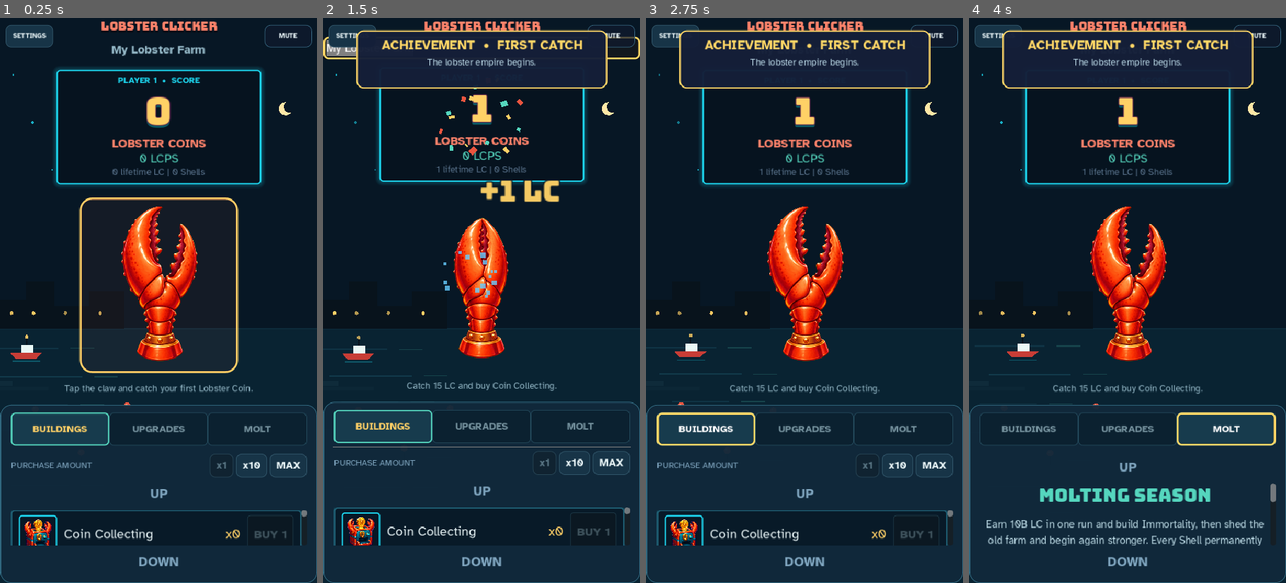
Above: before the commit, frames 1-4 (left to right).
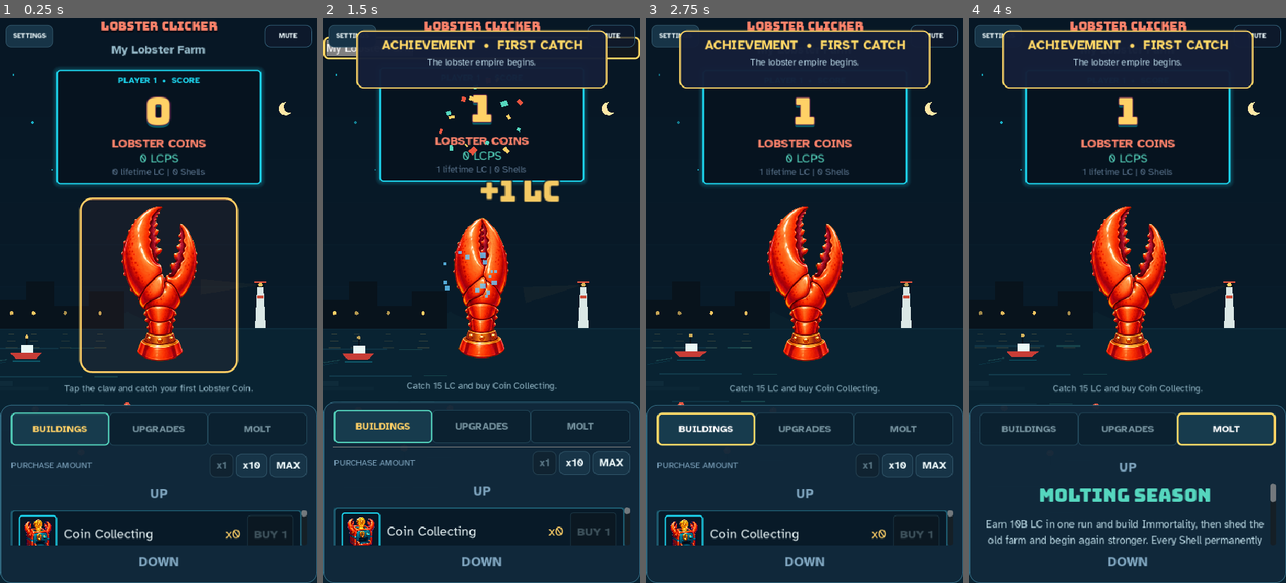
Above: after the commit, the same moments.

Repository: thecryptomasters/lobster-clicker
Game: Godot game, scene res://scenes/main.tscn
Same seed, same stepped clock (60 frames per second), same inputs: the game is played once before the commit and once after it.
Inputs (mouse positions are in pixels of both pictures, inside the frame that each line leads up to):
- Up to frame 1 (0.25 s): no input
- Up to frame 2 (1.5 s): click "My Lobster Farm" at 0.5 s; click (481, 283) at 1.25 s
- Up to frame 3 (2.75 s): click "BUILDINGS" at 2 s
- Up to frame 4 (4 s): click "UPGRADES" at 2.75 s; click "MOLT" at 3.5 s

The runs differ from the first frame. In frame 1, 0.2% of the frame differs, in the area x 0-84%, y 46-61%; in frame 2, 0.3%; in frame 3, 0.2%; in frame 4, 0.3%, in the area x 2-84%, y 46-61%.

Commit message:
feat: deepen the living harbor backdrop

Diff:
--- a/scenes/harbor_backdrop.gd
+++ b/scenes/harbor_backdrop.gd
@@ -9,6 +9,7 @@
 const CORAL := Color("#e9553f")
 const CYAN := Color("#1dd9f2")
 const SEAFOAM := Color("#55d6be")
+const HARBOR_HAZE := Color("#153f4f")
 
 var _elapsed := 0.0
 
@@ -30,6 +31,10 @@
 	# Broad horizontal bands give the harbor depth without competing with UI.
 	draw_rect(Rect2(Vector2.ZERO, size), SKY)
 	var horizon_y := size.y * 0.55
+	for band_index in range(5):
+		var band_height := size.y * 0.075
+		var band_y := horizon_y - band_height * float(5 - band_index)
+		draw_rect(Rect2(0.0, band_y, size.x, band_height + 1.0), Color(HARBOR_HAZE, 0.025 + float(band_index) * 0.018))
 	draw_rect(Rect2(0, horizon_y, size.x, size.y - horizon_y), WATER)
 	draw_rect(Rect2(0, horizon_y - 2.0, size.x, 3.0), HORIZON)
 
@@ -45,6 +50,20 @@
 		var star_y := size.y * (0.10 + float((star_index * 7) % 17) * 0.012)
 		var twinkle := 0.42 + 0.36 * (0.5 + 0.5 * sin(motion_time * 1.7 + float(star_index)))
 		draw_circle(Vector2(star_x, star_y), 1.2 + float(star_index % 2), Color(CYAN, twinkle))
+	if size.x >= 700.0:
+		# Tiny gull silhouettes keep the sky nautical without turning it into a focal point.
+		for gull_index in range(2):
+			var gull_origin := Vector2(size.x * (0.30 + float(gull_index) * 0.055), size.y * (0.22 + float(gull_index) * 0.035))
+			draw_line(gull_origin + Vector2(-5.0, 1.5), gull_origin, Color("#8db3be", 0.36), 1.4)
+			draw_line(gull_origin, gull_origin + Vector2(5.0, 1.5), Color("#8db3be", 0.36), 1.4)
+
+	# A second shoreline layer softens the jump from open sky to the working harbor.
+	var headland := PackedVector2Array([
+		Vector2(size.x * 0.30, horizon_y), Vector2(size.x * 0.35, horizon_y - 16.0),
+		Vector2(size.x * 0.40, horizon_y - 26.0), Vector2(size.x * 0.46, horizon_y - 12.0),
+		Vector2(size.x * 0.52, horizon_y),
+	])
+	draw_colored_polygon(headland, Color("#0a202d"))
 
 	# Distant waterfront silhouettes and blinking warm windows.
 	var skyline: Array[Vector2] = [
@@ -58,7 +77,33 @@
 	var window_ratios := [0.035, 0.105, 0.205, 0.315]
 	for light_index in range(window_ratios.size()):
 		var pulse := 0.62 + 0.38 * (0.5 + 0.5 * sin(motion_time * 1.2 + float(light_index) * 1.9))
-		draw_circle(Vector2(size.x * float(window_ratios[light_index]), horizon_y - 24.0), 2.5, Color(GOLD, pulse))
+		var light_x := size.x * float(window_ratios[light_index])
+		draw_circle(Vector2(light_x, horizon_y - 24.0), 2.5, Color(GOLD, pulse))
+		# Broken vertical reflections make every dock light feel seated in the water.
+		for reflection_index in range(3):
+			var reflection_y := horizon_y + 8.0 + float(reflection_index) * 10.0
+			var reflection_width := 8.0 + float(reflection_index) * 5.0
+			draw_line(Vector2(light_x - reflection_width * 0.5, reflection_y), Vector2(light_x + reflection_width * 0.5, reflection_y), Color(GOLD, pulse * (0.22 - float(reflection_index) * 0.045)), 1.4)
+
+	# The lighthouse gives the horizon a quiet animated landmark and a faint beacon sweep.
+	var lighthouse_x := size.x * (0.82 if size.x < 700.0 else 0.42)
+	var lighthouse_base_y := horizon_y - 2.0
+	var lighthouse_top := lighthouse_base_y - clampf(size.y * 0.10, 34.0, 62.0)
+	draw_colored_polygon(PackedVector2Array([
+		Vector2(lighthouse_x - 8.0, lighthouse_base_y), Vector2(lighthouse_x + 8.0, lighthouse_base_y),
+		Vector2(lighthouse_x + 4.5, lighthouse_top), Vector2(lighthouse_x - 4.5, lighthouse_top),
+	]), Color("#dbe8e6"))
+	draw_rect(Rect2(lighthouse_x - 5.0, lighthouse_top + 13.0, 10.0, 5.0), CORAL.darkened(0.12))
+	draw_rect(Rect2(lighthouse_x - 7.0, lighthouse_top - 6.0, 14.0, 7.0), DOCK)
+	draw_line(Vector2(lighthouse_x - 9.0, lighthouse_top - 7.0), Vector2(lighthouse_x + 9.0, lighthouse_top - 7.0), CORAL, 2.0)
+	var beacon_origin := Vector2(lighthouse_x, lighthouse_top - 3.0)
+	var sweep_direction := Vector2(-1.0, sin(motion_time * 0.42) * 0.30).normalized()
+	var beacon_length := clampf(size.x * 0.18, 90.0, 260.0)
+	var beacon_end := beacon_origin + sweep_direction * beacon_length
+	var beacon_normal := Vector2(-sweep_direction.y, sweep_direction.x) * 12.0
+	draw_colored_polygon(PackedVector2Array([beacon_origin, beacon_end + beacon_normal, beacon_end - beacon_normal]), Color(GOLD, 0.035))
+	var beacon_alpha := 0.66 + 0.34 * (0.5 + 0.5 * sin(motion_time * 2.0))
+	draw_circle(beacon_origin, 3.0, Color(GOLD, beacon_alpha))
 
 	# Water highlights continuously drift and shimmer across the harbor.
 	for i in range(7):
@@ -84,6 +129,8 @@
 	var boat_light_alpha := 0.58 + 0.42 * (0.5 + 0.5 * sin(motion_time * 2.3))
 	draw_circle(Vector2(boat_x + 1.0, boat_y - 24.0), 2.7, Color(GOLD, boat_light_alpha))
 	draw_line(Vector2(boat_x - 20.0, boat_y + 13.0), Vector2(boat_x + 22.0, boat_y + 13.0), Color(CYAN, 0.28), 2.0)
+	draw_line(Vector2(boat_x - 28.0, boat_y + 10.0), Vector2(boat_x - 52.0, boat_y + 14.0), Color(SEAFOAM, 0.17), 1.5)
+	draw_line(Vector2(boat_x - 31.0, boat_y + 14.0), Vector2(boat_x - 65.0, boat_y + 20.0), Color(CYAN, 0.10), 1.0)
 
 	# Bobbing arcade buoys anchor the foreground water.
 	for buoy_index in range(3):
@@ -103,7 +150,21 @@
 
 	# Foreground dock posts frame the click zone at large sizes.
 	if size.x >= 700.0:
+		var dock_post_positions: Array[float] = []
 		for ratio in [0.045, 0.405]:
 			var x: float = size.x * float(ratio)
+			dock_post_positions.append(x + 6.0)
 			draw_rect(Rect2(x, size.y * 0.74, 12.0, size.y * 0.26), DOCK)
 			draw_circle(Vector2(x + 6.0, size.y * 0.74), 8.0, CORAL.darkened(0.48))
+			draw_line(Vector2(x + 3.0, size.y * 0.77), Vector2(x + 3.0, size.y * 0.98), Color("#244352", 0.34), 2.0)
+		# A sagging mooring rope frames the interaction space like a tiny arcade diorama.
+		var rope_y := size.y * 0.765
+		var rope_points := 18
+		for rope_index in range(rope_points):
+			var rope_t := float(rope_index) / float(rope_points - 1)
+			var next_t := float(rope_index + 1) / float(rope_points - 1)
+			if rope_index == rope_points - 1:
+				break
+			var rope_start := Vector2(lerpf(dock_post_positions[0], dock_post_positions[1], rope_t), rope_y + sin(rope_t * PI) * 24.0)
+			var rope_end := Vector2(lerpf(dock_post_positions[0], dock_post_positions[1], next_t), rope_y + sin(next_t * PI) * 24.0)
+			draw_line(rope_start, rope_end, Color("#815d3d", 0.60), 2.2)
Not shown, changed: export/index.html
Not shown, changed: export/index.pck
